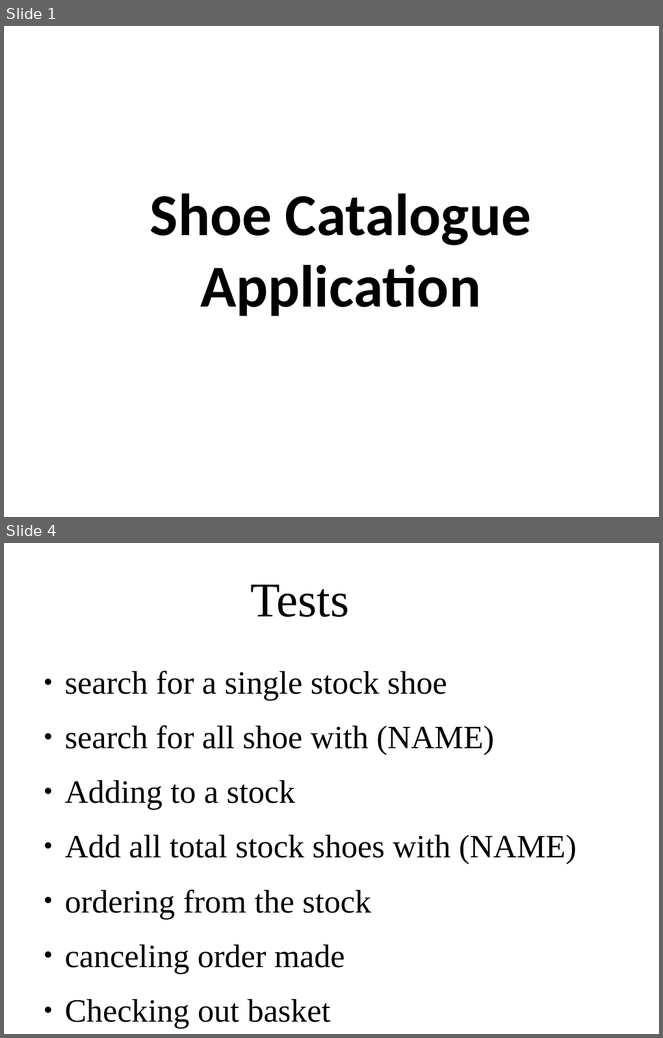
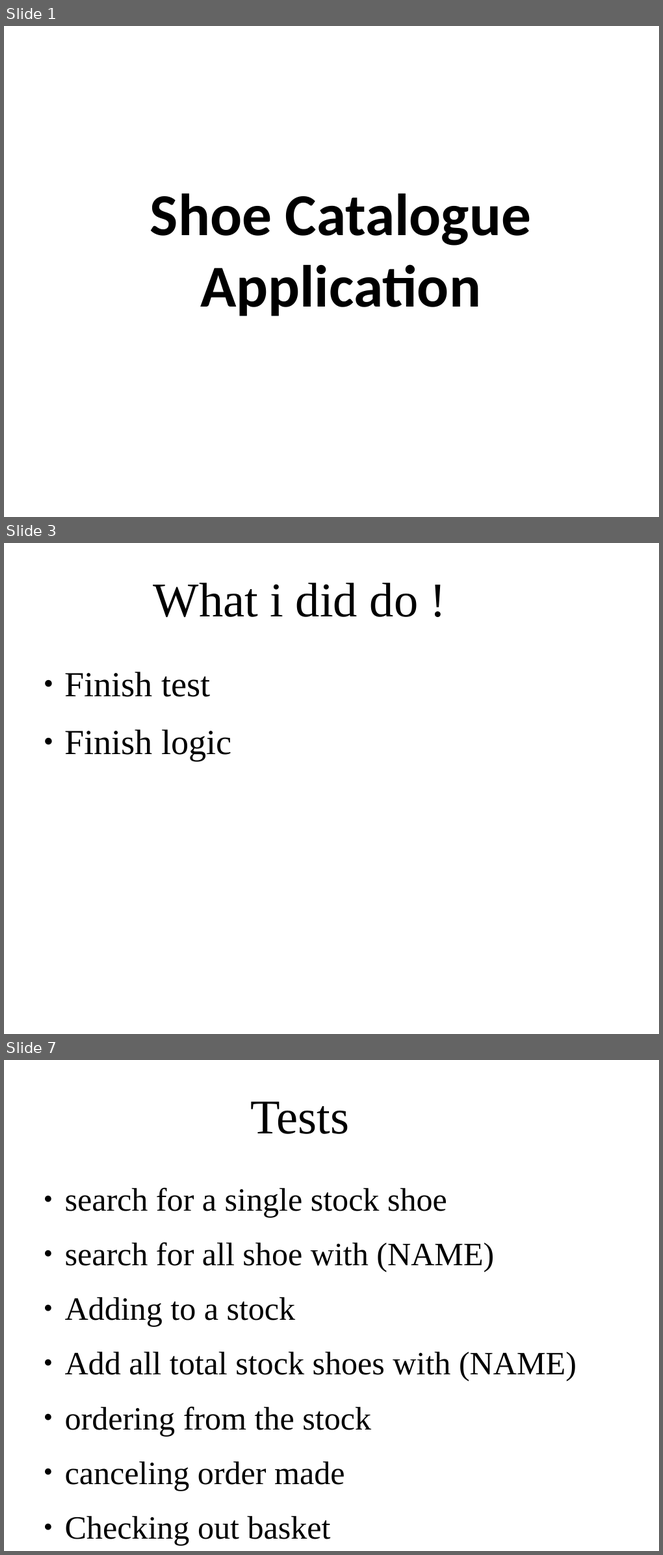
Before and after one commit to TaSiya/shoe, a slide deck: project presentation.odp. Shown one above the other, each under a label of ours: slides 1 and 4 before the commit, slides 1, 3 and 7 after it; the slides between them are not shown. The pictures are 663x1038 and 663x1555 pixels, drawn with LibreOffice and Linux fonts; fonts in the diff are those of the drawing; background and template pictures are left out. Boxes give left, top, right and bottom in pixels: in the first picture for what was removed or moved away, otherwise in the second. Text is boxed around its words. In the diff, an @@ line names an element or a change of style, - is before the commit and + after.

```diff
--- a/project presentation.odp
+++ b/project presentation.odp
@@ slide 3 added at bbox=[4, 543, 659, 1034], background picture (left out) @@
@@ title added at bbox=[154, 583, 419, 617], 58.7 pt, text #000000 @@
+What i did do !
@@ text added at bbox=[65, 672, 232, 761], 42.7 pt, text #000000 @@
+● Finish test
+● Finish logic
@@ what was slide 4 is now slide 7 @@
```
Also in this commit, not shown: 4 slides changed, 2 other slides added, 1 other file.
